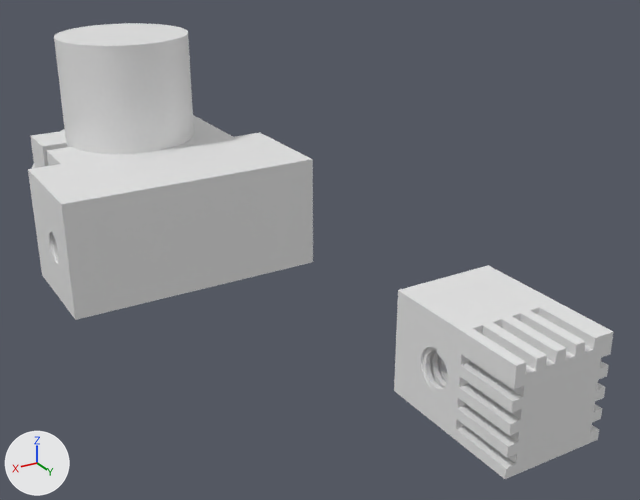
What one commit did to the glTF model public/models/spindle_z.glb.
Before and after are seen from a 50 mm camera at (776.0, -1426.0, 1758.0) aimed at (560.0, -1786.0, 1578.0). Every picture has the same lights, and +X, +Y and +Z are marked at lower left. The picture after the commit comes second.

Before the edit, the objects in view are built like this:
```python
me_created_by_gmsh = bpy.data.meshes.new('Created by Gmsh')
me_created_by_gmsh.from_pydata(...)  # 41010 vertices, 82136 faces; spans x 522.0..670.0, y -2009.0..-1628.0, z 1530.0..1665.0
ob_created_by_gmsh = bpy.data.objects.new('Created by Gmsh', me_created_by_gmsh)
ob_created_by_gmsh.location = (0.0, 0.0, 0.0)
```
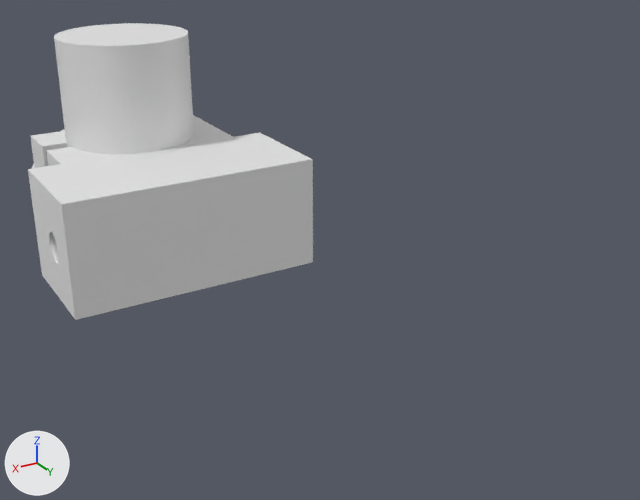
Commit message: fix(cad): separate 3D printer hotend (Tag 40) from CNC spindle carriage so ONLY CNC spindle works

Where the change shows, as pixel boxes (x1, y1, x2, y2) in the pictures (640 x 500 px):
'Created by Gmsh', reshaped (51% narrower, 35% shorter)
    before: (28, 23, 614, 479)
    after: (28, 23, 313, 320)
part 1 of me_created_by_gmsh, deleted
    before: (394, 265, 614, 479)

Edits to the bpy script that builds the scene:
```text
Change me_created_by_gmsh:
    used by ob_created_by_gmsh; location = (0.0, 0.0, 0.0)
    remove me_created_by_gmsh.from_pydata(...)  # 41010 vertices, 82136 faces; spans x 522.0..670.0, y -2009.0..-1628.0, z 1530.0..1665.0
    add me_created_by_gmsh.from_pydata(...)  # 36010 vertices, 72136 faces; spans x 522.0..670.0, y -2009.0..-1857.0, z 1530.0..1665.0
    me_created_by_gmsh part 1: the loose piece of 5064 vertices spanning x 522.0..572.0, y -1701.0..-1628.0, z 1539.0..1593.0 is deleted
    other edits to the shape of me_created_by_gmsh do not show in these pictures
```
